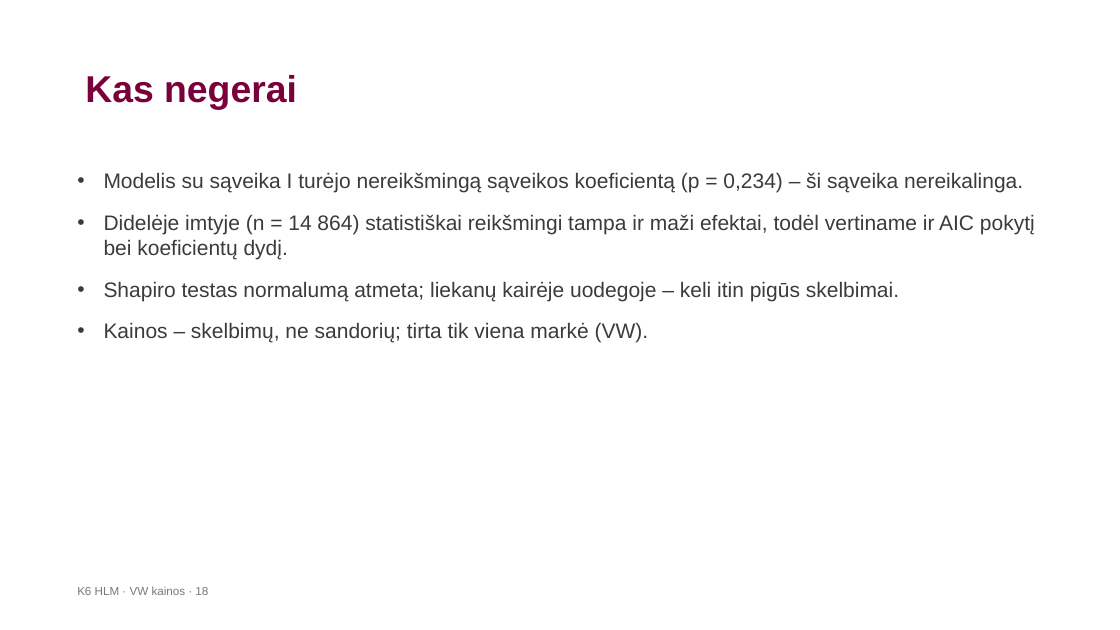
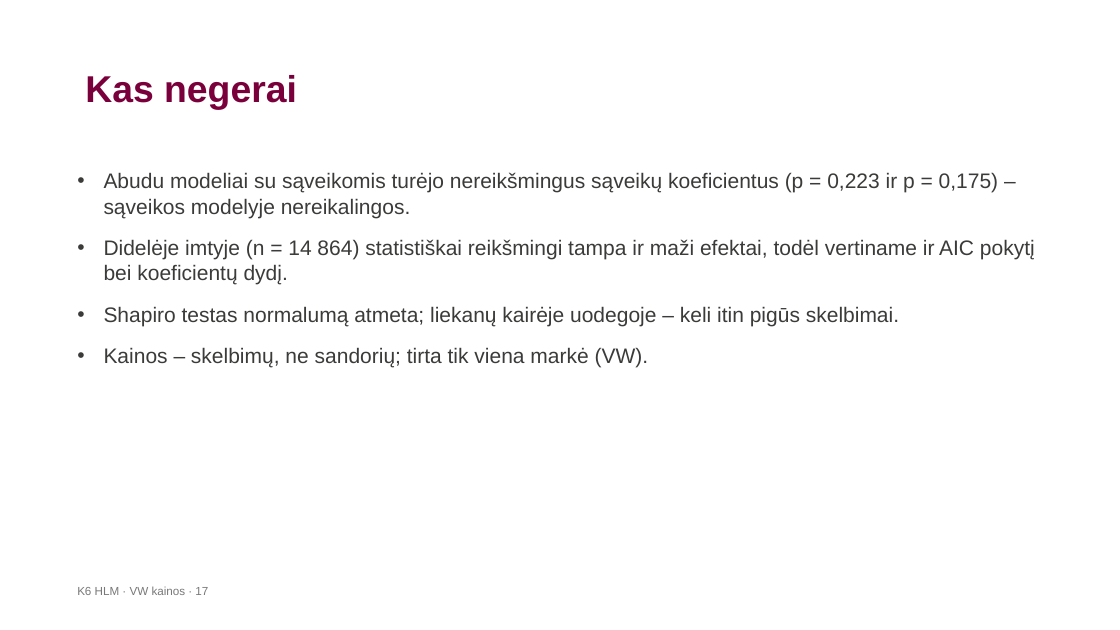
Before and after one commit to LidijaPu/K6, a slide deck: slide 17 of K6_HLM_VW_pristatymas-2.pptx (slide 18 before the commit). Drawn at 1120x630 pixels with LibreOffice and Linux fonts; fonts in the diff are those of the drawing; background and template pictures are left out. Boxes give left, top, right and bottom in pixels: in the first picture for what was removed or moved away, otherwise in the second. Text is boxed around its words. In the diff, an @@ line names an element or a change of style, - is before the commit and + after.

```diff
--- a/K6_HLM_VW_pristatymas-2.pptx
+++ b/K6_HLM_VW_pristatymas-2.pptx
@@ text at <box>104,172,999,218</box>: text changed @@
-• Modelis su sąveika I turėjo nereikšmingą sąveikos koeficientą (p = 0,234) – ši sąveika nereikalinga.
+• Abudu modeliai su sąveikomis turėjo nereikšmingus sąveikų koeficientus (p = 0,223 ir p = 0,175) – sąveikos modelyje nereikalingos.
@@ text at <box>77,586,208,595</box>: text changed @@
-K6 HLM · VW kainos · 18
+K6 HLM · VW kainos · 17
```
Also in this commit, not shown: 6 other slides changed, 1 slide removed, 3 other files.
